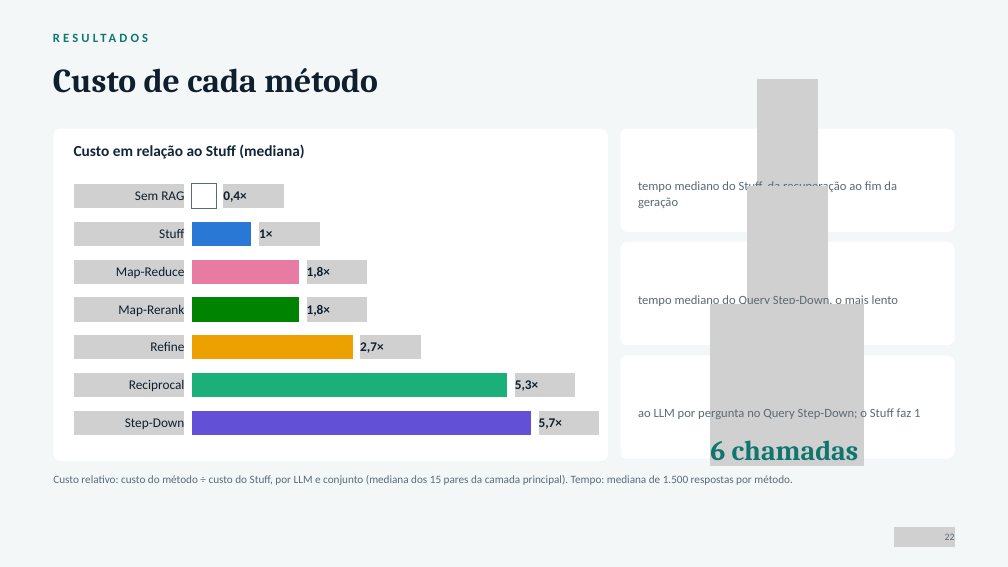
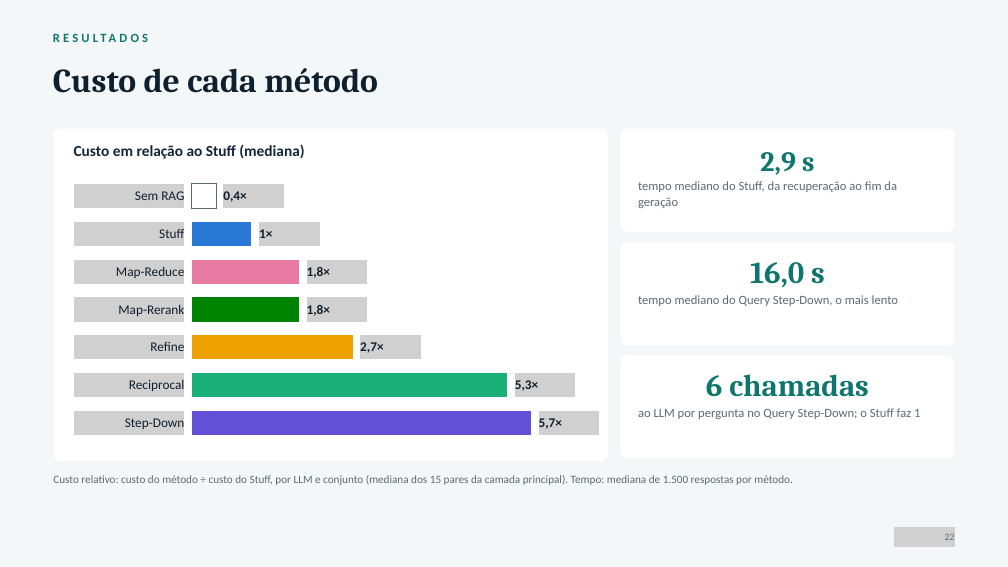
Before and after one commit to RyanMazzeu/TCC, a slide deck: slide 32 of Slide de Apresentação/Slide TCC .pptx. Drawn at 1008x567 pixels with LibreOffice and Linux fonts; fonts in the diff are those of the drawing; grey boxes stand for pictures. Boxes give left, top, right and bottom in pixels: in the first picture for what was removed or moved away, otherwise in the second. Text is boxed around its words. In the diff, an @@ line names an element or a change of style, - is before the commit and + after.

```diff
--- a/Slide de Apresentação/Slide TCC .pptx
+++ b/Slide de Apresentação/Slide TCC .pptx
@@ picture removed at (x1=757, y1=79, x2=817, y2=240) @@
@@ text added at (x1=760, y1=152, x2=814, y2=175), 40 pt, text #0F766E, bold @@
+2,9 s
@@ picture removed at (x1=747, y1=186, x2=828, y2=347) @@
@@ text added at (x1=750, y1=262, x2=825, y2=287), 44 pt, text #0F766E, bold @@
+16,0 s
@@ picture removed at (x1=711, y1=304, x2=865, y2=466) @@
@@ text "6 chamadas" moved from (x1=710, y1=440, x2=859, y2=460) to (x1=706, y1=374, x2=869, y2=397) @@
@@ text "6 chamadas" at (x1=706, y1=374, x2=869, y2=397): size 40 to 44 pt; alignment left to centre; line spacing 48pt to 52.8pt; vertical alignment bottom to top @@
```
Also in this commit, not shown: 12 other slides changed, 1 other file.
